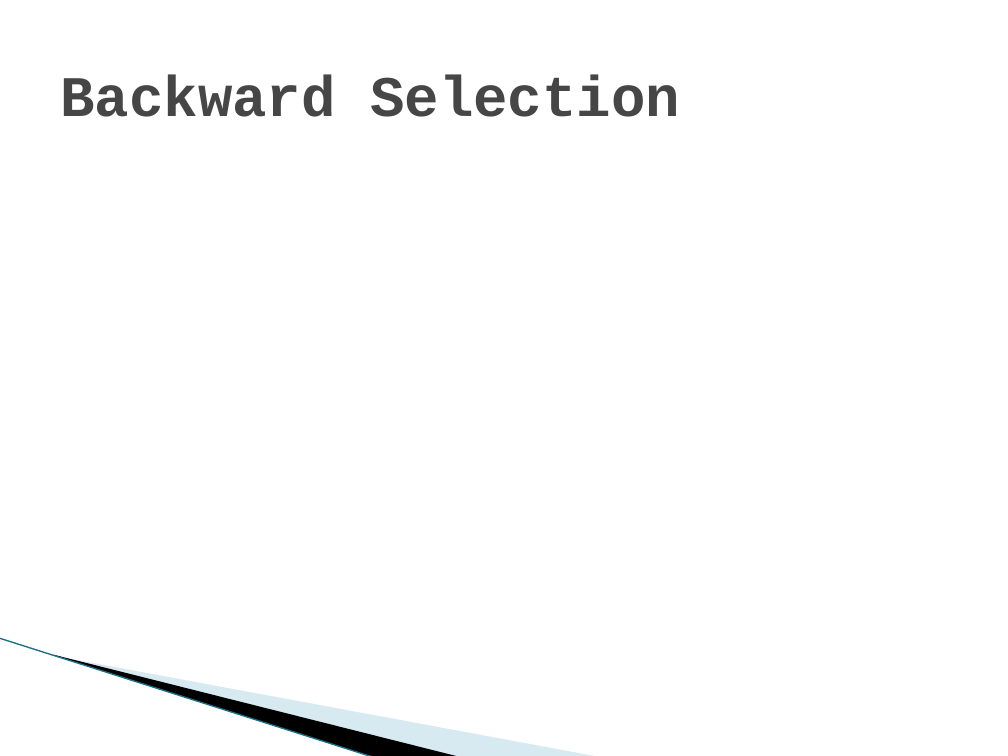
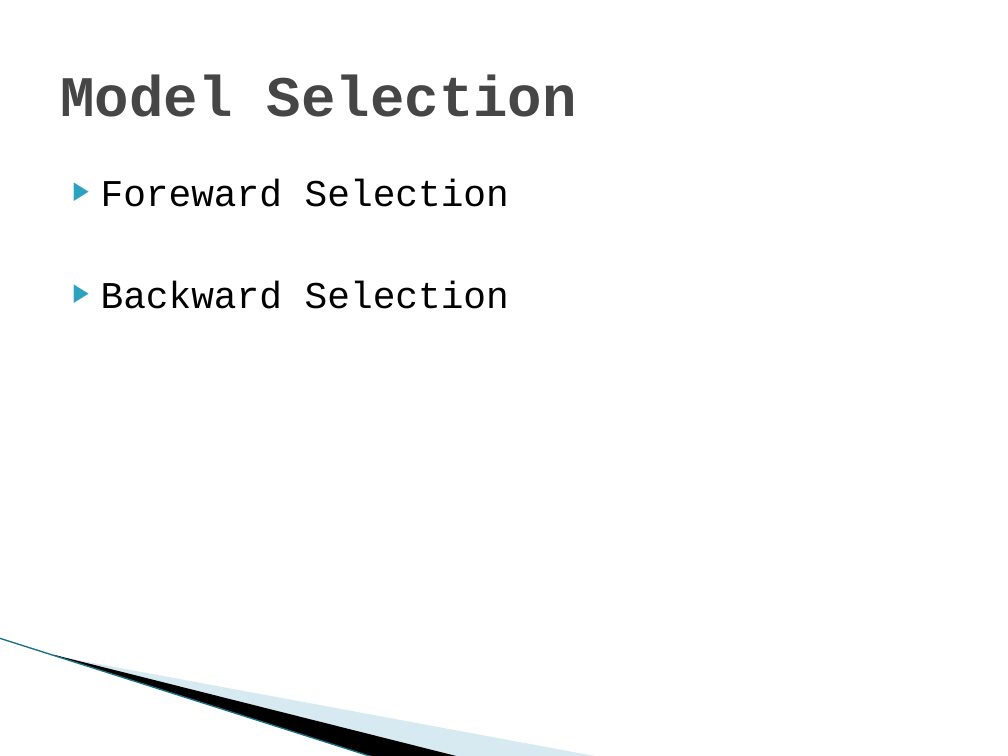
Before and after one commit to DataTex1/CaseStudy2, a slide deck: slide 11 of DDS Attrition Analysis.pptx (slide 8 before the commit). Drawn at 1008x756 pixels with LibreOffice and Linux fonts; fonts in the diff are those of the drawing; background and template pictures are left out. Boxes give left, top, right and bottom in pixels: in the first picture for what was removed or moved away, otherwise in the second. Text is boxed around its words. In the diff, an @@ line names an element or a change of style, - is before the commit and + after.

```diff
--- a/DDS Attrition Analysis.pptx
+++ b/DDS Attrition Analysis.pptx
@@ title at [60, 74, 577, 117]: text changed @@
-Backward Selection
+Model Selection
@@ text added at [101, 179, 509, 309], 27 pt, text #000000 @@
+▶ Foreward Selection
+▶ Backward Selection
```
Also in this commit, not shown: 2 other slides changed, 4 slides added, 2 slides removed.
